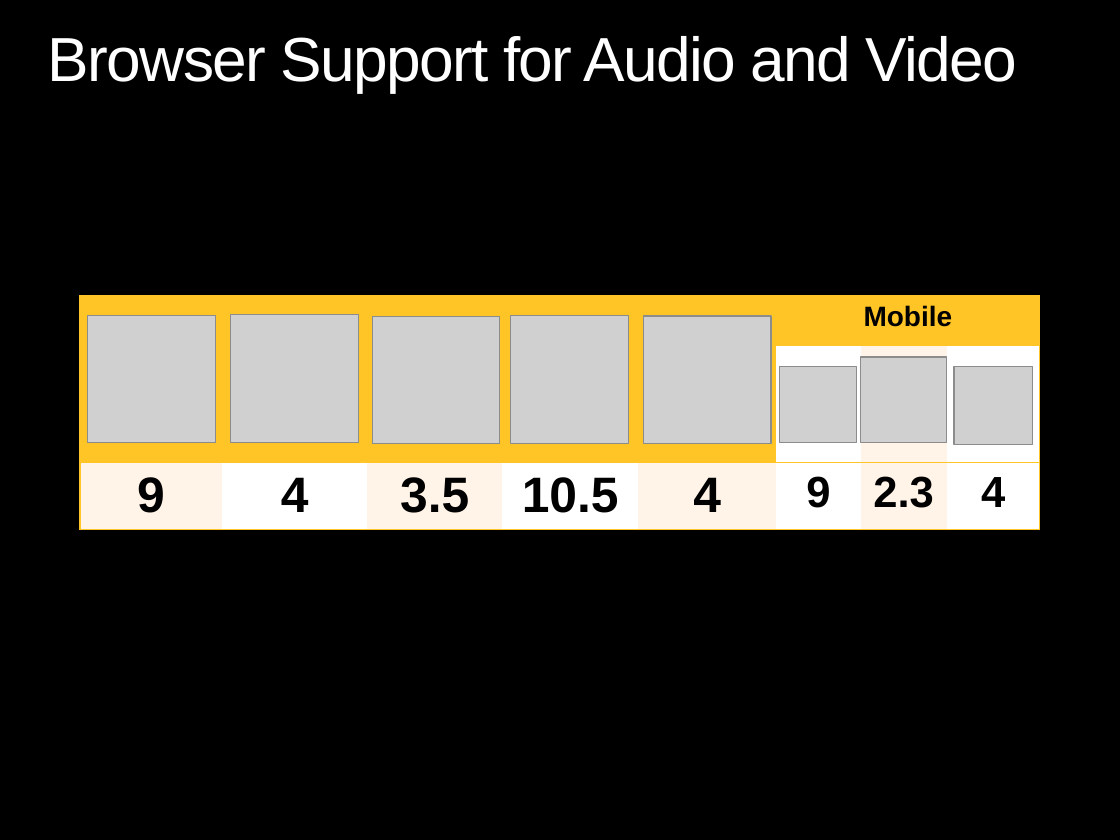
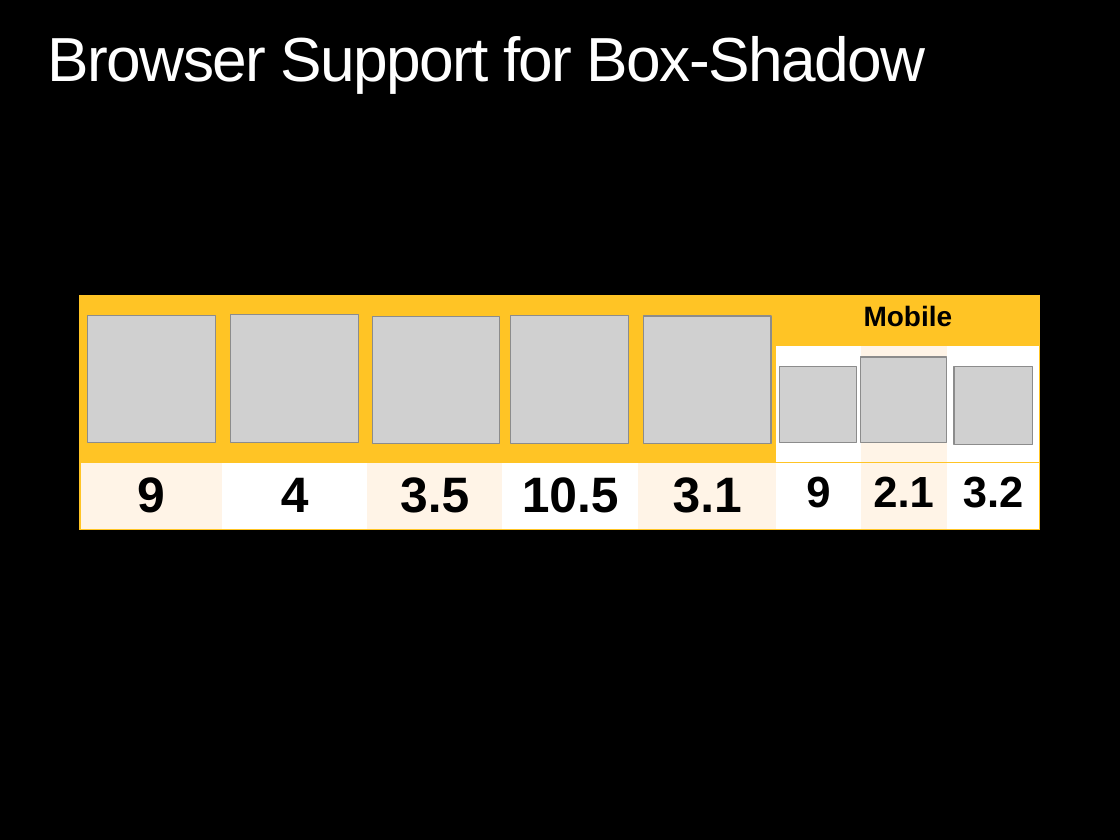
Before and after one commit to theClarkSell/HTML5-Compiler, a slide deck: slide 10 of 3- CSS3/CSS3.pptx. Drawn at 1120x840 pixels with LibreOffice and Linux fonts; fonts in the diff are those of the drawing; grey boxes stand for pictures; background and template pictures are left out. Boxes give left, top, right and bottom in pixels: in the first picture for what was removed or moved away, otherwise in the second. Text is boxed around its words. In the diff, an @@ line names an element or a change of style, - is before the commit and + after.

Commit message:
working on CSS3 presentation

```diff
--- a/3- CSS3/CSS3.pptx
+++ b/3- CSS3/CSS3.pptx
@@ title at (48, 36, 926, 92): text changed @@
-Browser Support for Audio and Video
+Browser Support for Box-Shadow
@@ table at (80, 296, 1039, 533) @@
-row 3: 9 | 4 | 3.5 | 10.5 | 4 | 9 | 2.3 | 4
+row 3: 9 | 4 | 3.5 | 10.5 | 3.1 | 9 | 2.1 | 3.2
```
Also in this commit, not shown: 10 other slides changed, 15 slides added, 8 slides removed.
